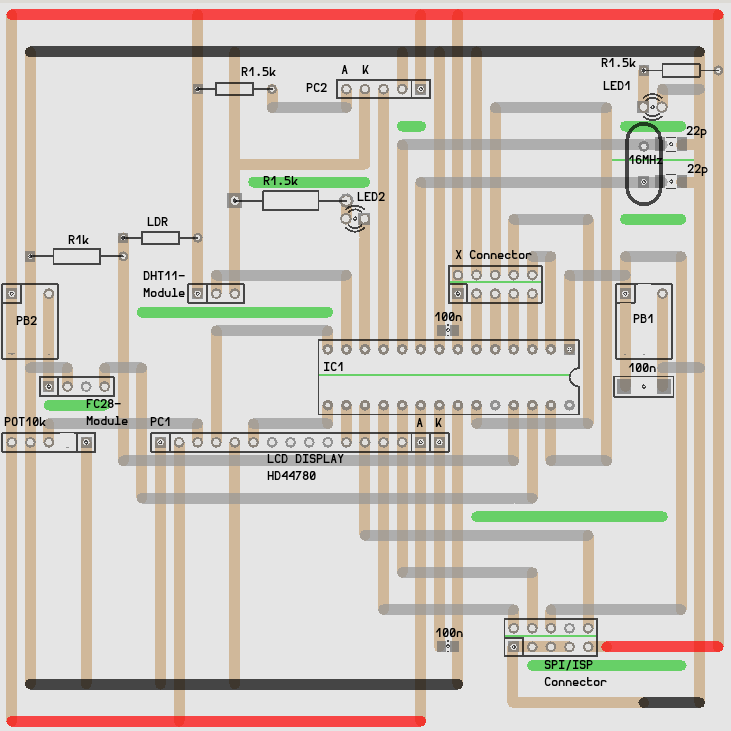
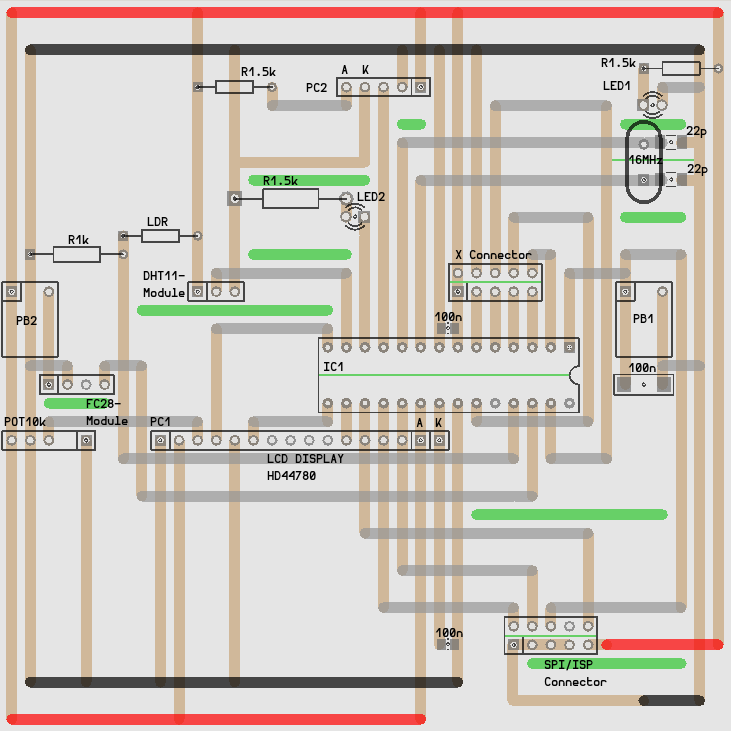
Two versions of the same layered image (w=731, h=731). Layer-by-layer changes:
painted on "Layout" over [0, 1, 731, 727]
